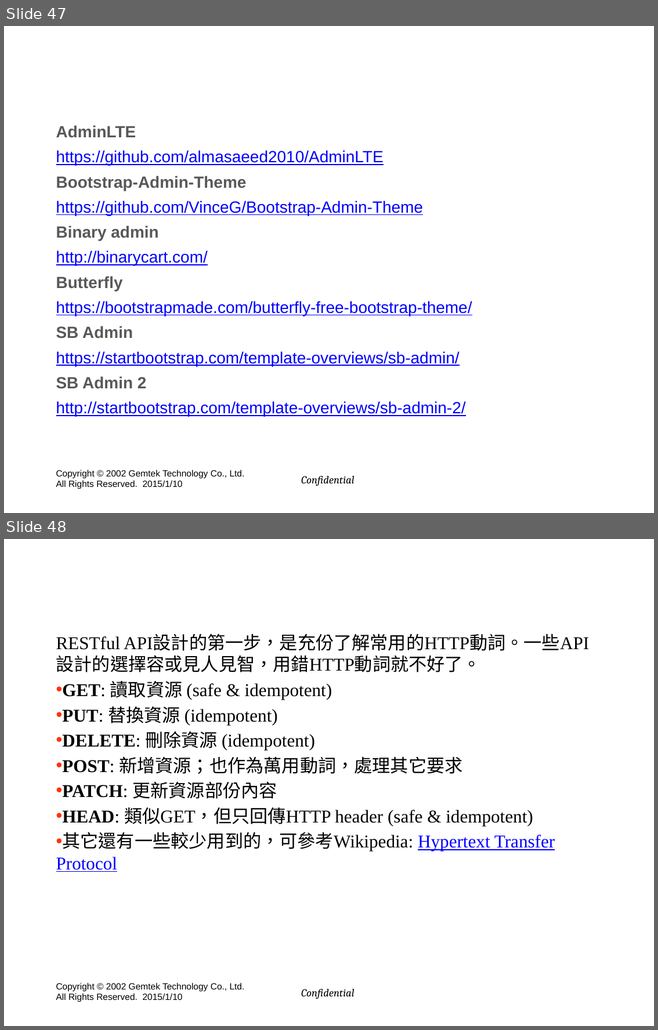
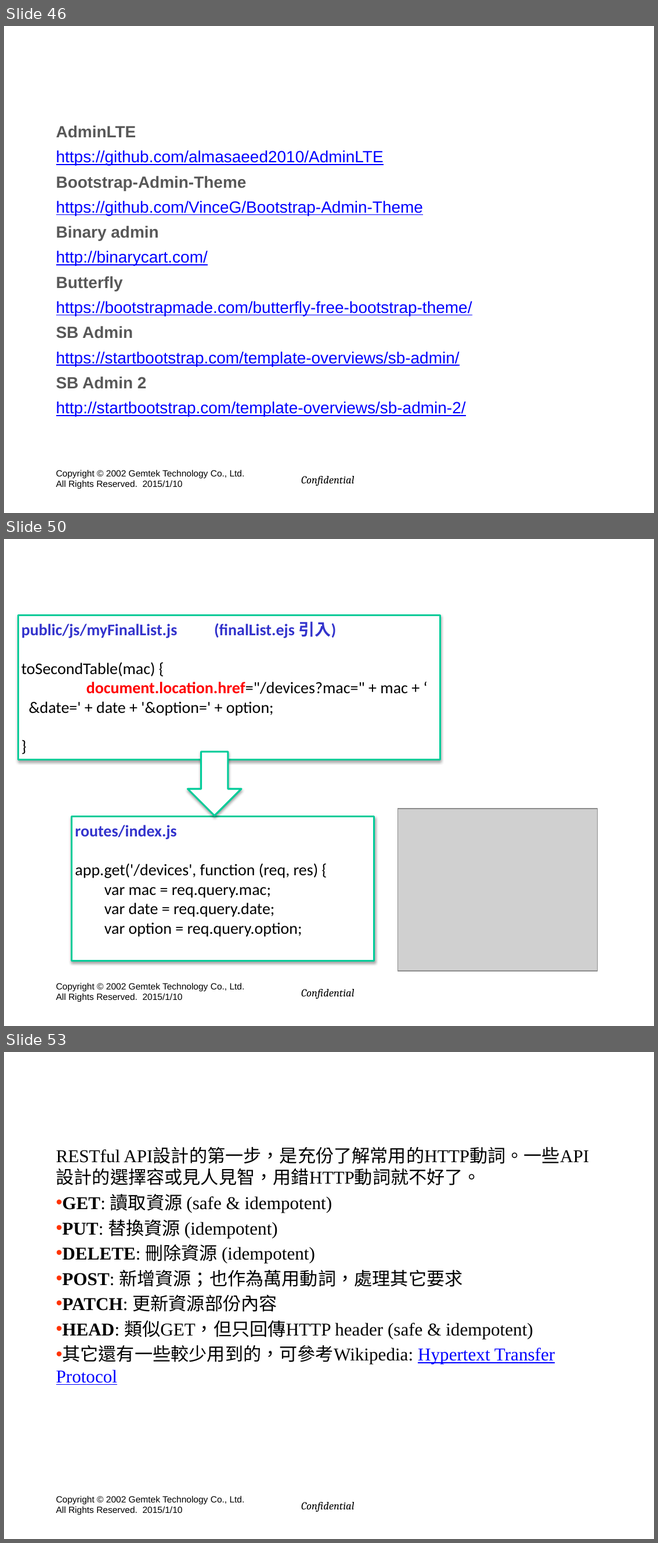
Before and after one commit to hyper570908/nodeDemo, a slide deck: doc/GIot_Session(win7).pptx. Shown one above the other, each under a label of ours: slides 47 and 48 before the commit, slides 46, 50 and 53 after it; the slides between them are not shown. The pictures are 658x1030 and 658x1543 pixels, drawn with LibreOffice and Linux fonts; fonts in the diff are those of the drawing; grey boxes stand for pictures; background and template pictures are left out. Boxes give left, top, right and bottom in pixels: in the first picture for what was removed or moved away, otherwise in the second. Text is boxed around its words. In the diff, an @@ line names an element or a change of style, - is before the commit and + after.

```diff
--- a/doc/GIot_Session(win7).pptx
+++ b/doc/GIot_Session(win7).pptx
@@ slide 50 added at <box>4,539,654,1026</box>, background picture (left out); not listed: 2 template elements that a slide beside it also shows @@
@@ text added at <box>53,539,605,603</box>, 48 pt, text #FFFFFF @@
+最新資訊點選table後轉址
@@ rectangle added at <box>18,615,440,759</box>, fill #FFFFFF, outline #00CC99 2 pt, 18 pt, text #000000 @@
+public/js/myFinalList.js (finalList.ejs 引入)
+toSecondTable(mac) {
+document.location.href="/devices?mac=" + mac + ‘ &date=' + date + '&option=' + option;
+}
@@ down arrow added at <box>188,752,242,816</box>, fill #FFFFFF, outline #00CC99 2 pt @@
@@ rectangle added at <box>71,816,373,961</box>, fill #FFFFFF, outline #00CC99 2 pt, 18 pt, text #000000 @@
+routes/index.js
+app.get('/devices', function (req, res) {
+var mac = req.query.mac;
+var date = req.query.date;
+var option = req.query.option;
@@ picture added at <box>398,809,597,971</box> @@
@@ what was slide 47 is now slide 46 @@
@@ what was slide 48 is now slide 53 @@
```
Also in this commit, not shown: 17 slides changed, 8 other slides added, 4 slides removed, 27 other files.
